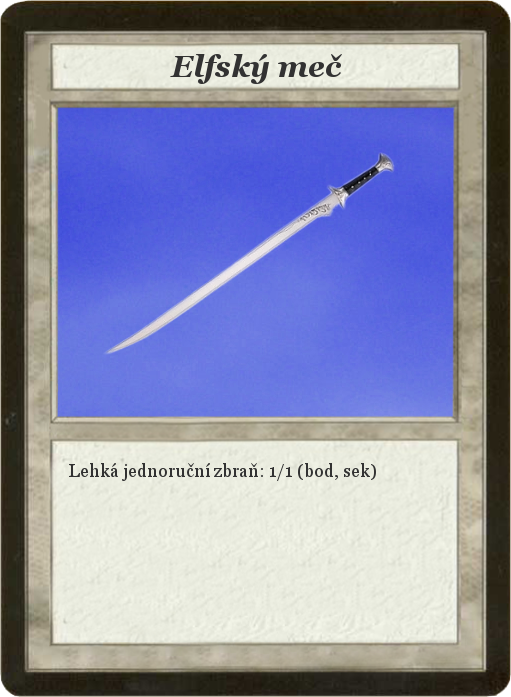
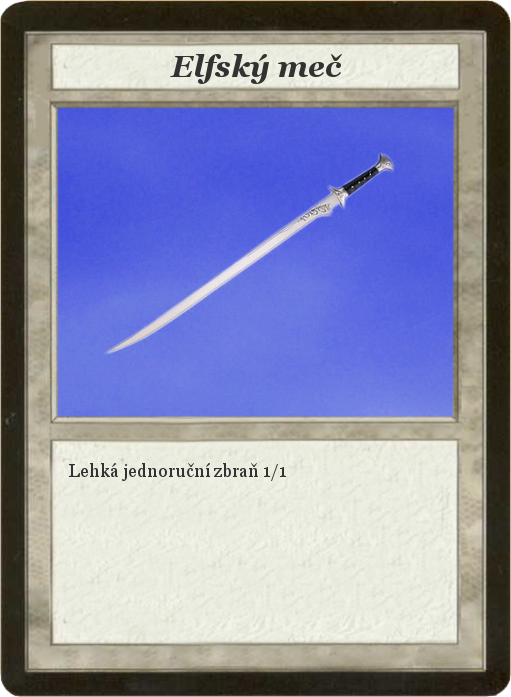
Revision of a layered 511×697 image; what changed, layer by layer:
renamed "Lehká jednoruční zbraň: 1/1 (b..." to "Lehká jednoruční zbraň 1/1", painted on it over 261, 463, 376, 481
